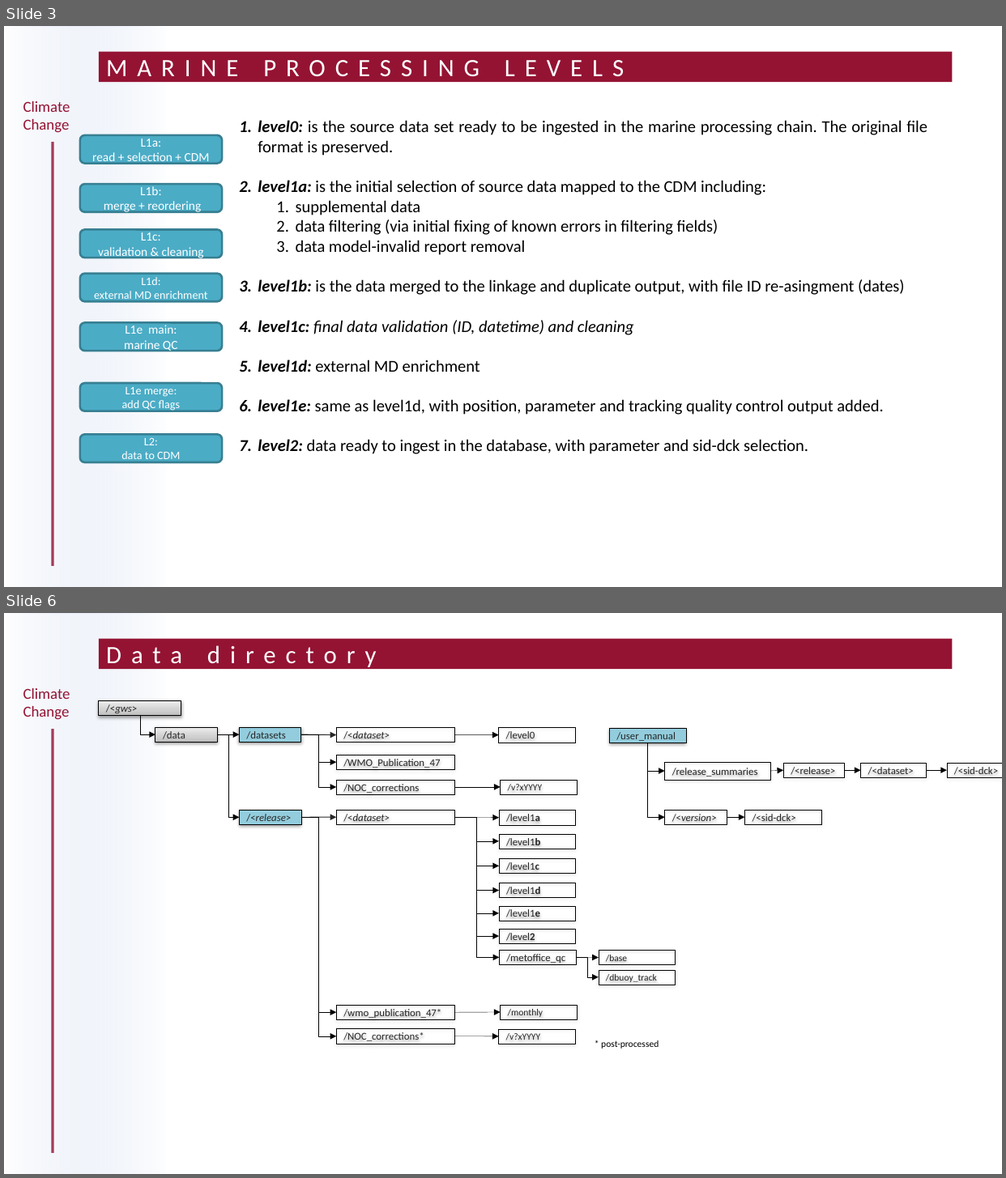
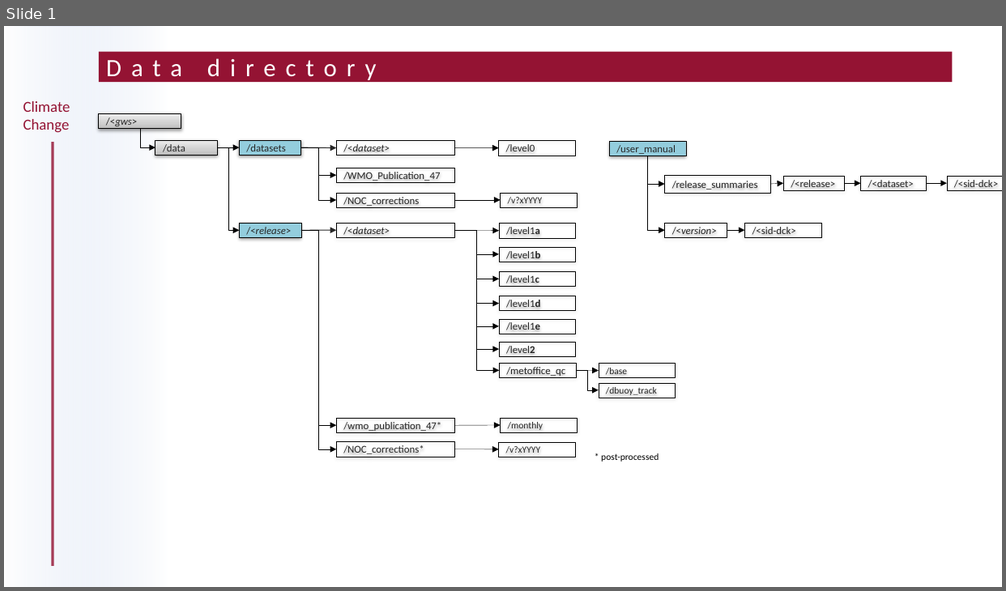
Before and after one commit to glamod/marine-user-guide2, a slide deck: docs/Figures.pptx. Shown one above the other, each under a label of ours: slides 3 and 6 before the commit, slide 1 after it; the slides between them are not shown. The pictures are 1006x1178 and 1006x591 pixels, drawn with LibreOffice and Linux fonts; fonts in the diff are those of the drawing; background and template pictures are left out. Boxes give left, top, right and bottom in pixels: in the first picture for what was removed or moved away, otherwise in the second. Text is boxed around its words. In the diff, an @@ line names an element or a change of style, - is before the commit and + after.

```diff
--- a/docs/Figures.pptx
+++ b/docs/Figures.pptx
@@ slide 3 removed at <box>4,26,1002,587</box>, background #FFFFFF; not listed: 4 template elements that a slide beside it also shows @@
@@ title removed at <box>99,51,953,81</box> @@
-MARINE PROCESSING LEVELS
@@ text removed at <box>258,120,927,454</box> @@
-1. level0: is the source data set ready to be ingested in the marine processing chain. The original file format is preserved.
-2. level1a: is the initial selection of source data mapped to the CDM including:
-  1. supplemental data
-  2. data filtering (via initial fixing of known errors in filtering fields)
-  3. data model-invalid report removal
-3. level1b: is the data merged to the linkage and duplicate output, with file ID re-asingment (dates)
-4. level1c: final data validation (ID, datetime) and cleaning
-5. level1d: external MD enrichment
-6. level1e: same as level1d, with position, parameter and tracking quality control output added.
-7. level2: data ready to ingest in the database, with parameter and sid-dck selection.
@@ group removed at <box>80,135,223,463</box>: 7 rounded rectangles @@
-L1a:
-read + selection + CDM
-L1d:
-external MD enrichment
-L1e merge:
-add QC flags
-L2:
-data to CDM
-L1b:
-merge + reordering
-L1e main:
-marine QC
-L1c:
-validation & cleaning
@@ what was slide 6 is now slide 1 @@
```
Also in this commit, not shown: 1 slide changed, 1 slide added, 32 other slides removed, 29 other files.
